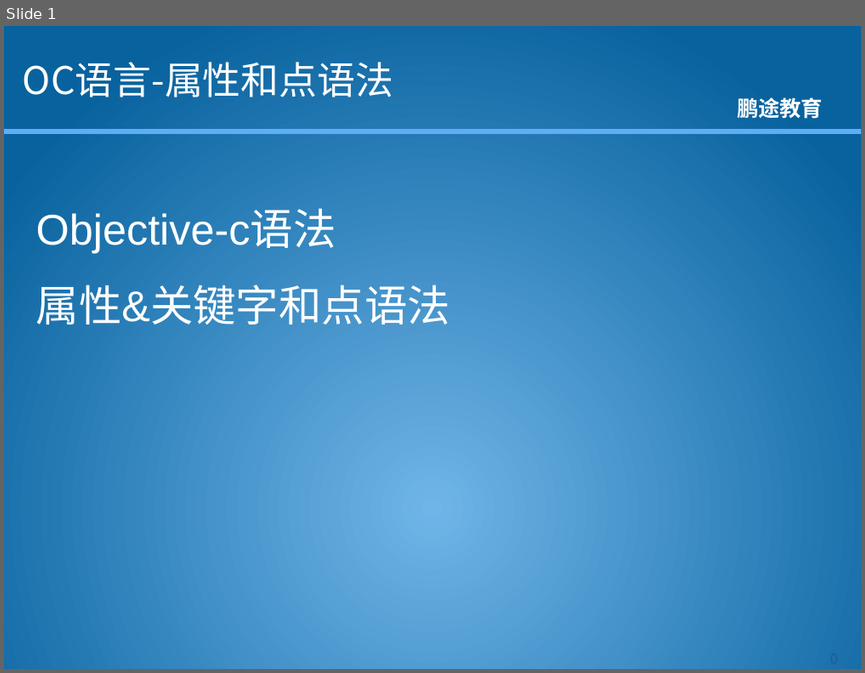
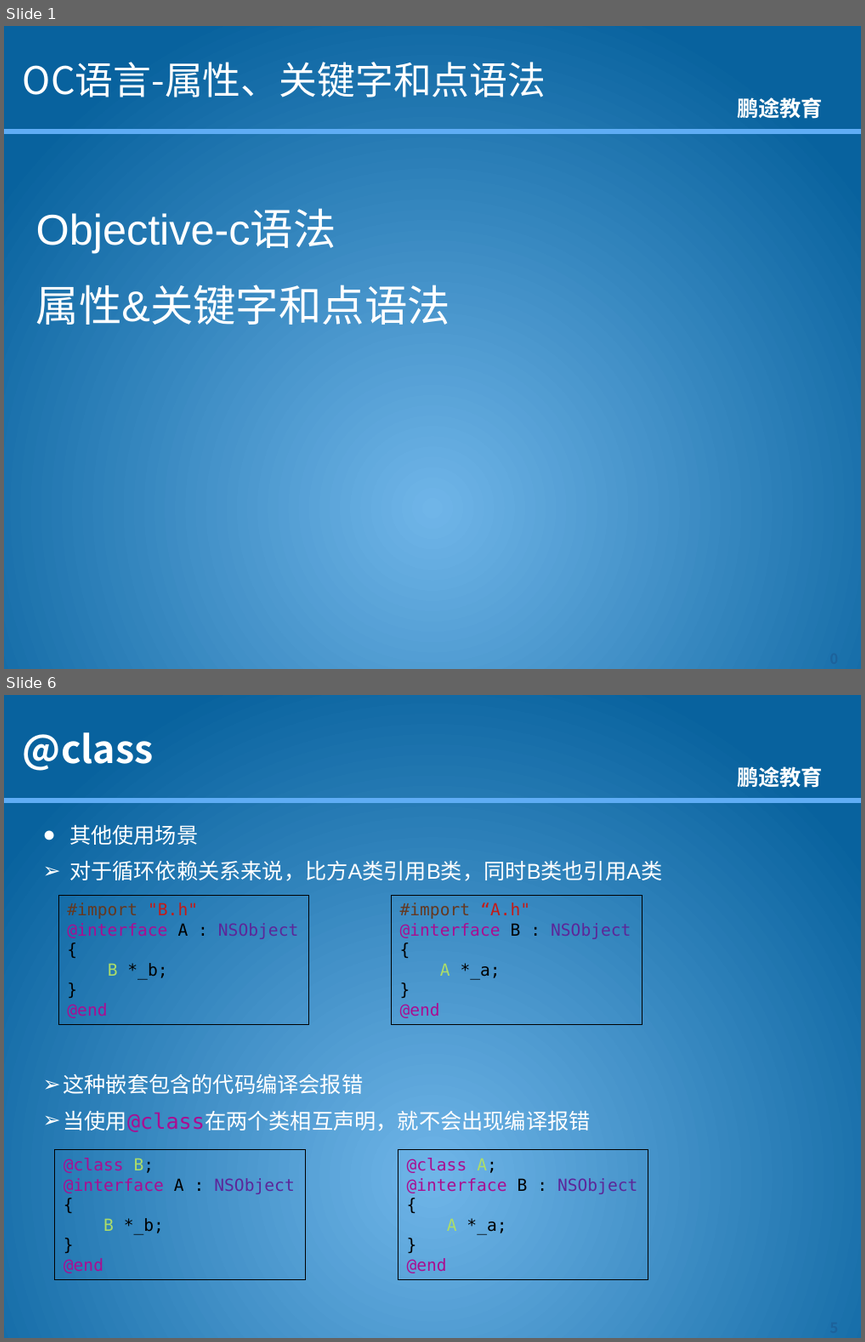
Before and after one commit to kkdmh77/gjh_baoche, a slide deck: 资料/课件/OC/OC语言-1.6-属性&关键字和点语法.pptx. Shown one above the other, each under a label of ours: slide 1 before the commit, slides 1 and 6 after it; the slides between them are not shown. The pictures are 865x673 and 865x1342 pixels, drawn with LibreOffice and Linux fonts; fonts in the diff are those of the drawing; background and template pictures are left out. Boxes give left, top, right and bottom in pixels: in the first picture for what was removed or moved away, otherwise in the second. Text is boxed around its words. In the diff, an @@ line names an element or a change of style, - is before the commit and + after.

```diff
--- a/资料/课件/OC/OC语言-1.6-属性&关键字和点语法.pptx
+++ b/资料/课件/OC/OC语言-1.6-属性&关键字和点语法.pptx
@@ slide 6 added at [4,695,861,1338], background picture (left out); not listed: 2 template elements that a slide beside it also shows @@
@@ title added at [23,732,154,771], 32 pt, text #FFFFFF, bold @@
+@class
@@ text added at [69,825,662,881], 18 pt, text #FFFFFF @@
+● 其他使用场景
+➢ 对于循环依赖关系来说，比方A类引用B类，同时B类也引用A类
@@ rectangle added at [59,895,309,1024], outline #000000 0.75 pt, 14 pt, text #AA0D91 @@
+#import "B.h"
+@interface A : NSObject
+{
+B *_b;
+}
+@end
@@ rectangle added at [392,895,642,1024], outline #000000 0.75 pt, 14 pt, text #AA0D91 @@
+#import “A.h"
+@interface B : NSObject
+{
+A *_a;
+}
+@end
@@ text added at [63,1071,590,1134], 18 pt, text #FFFFFF @@
+➢ 这种嵌套包含的代码编译会报错
+➢ 当使用@class在两个类相互声明，就不会出现编译报错
@@ rectangle added at [54,1150,305,1279], outline #000000 0.75 pt, 14 pt, text #AA0D91 @@
+@class B;
+@interface A : NSObject
+{
+B *_b;
+}
+@end
@@ rectangle added at [398,1150,648,1279], outline #000000 0.75 pt, 14 pt, text #AA0D91 @@
+@class A;
+@interface B : NSObject
+{
+A *_a;
+}
+@end
@@ page number added at [796,1313,861,1338], 12 pt, text #1D629B, bold @@
+5
@@ slide 1 changed as well @@
@@ title at [23,62,545,97]: text changed @@
-OC语言-属性和点语法
+OC语言-属性、关键字和点语法
```
Also in this commit, not shown: 5 other slides added, 54 other files.
